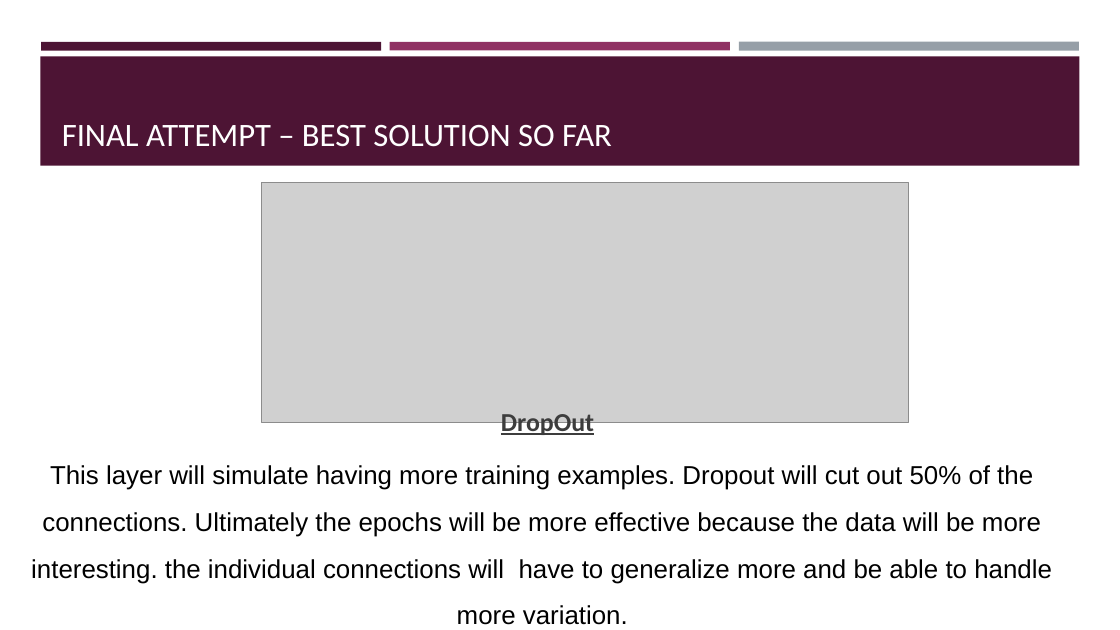
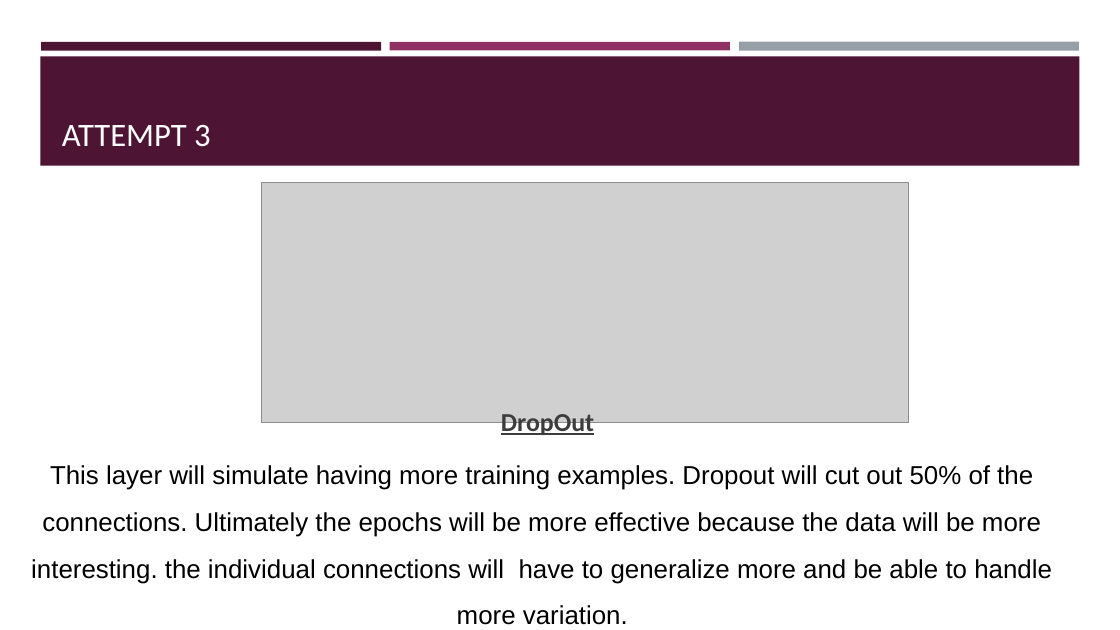
Before and after one commit to matannagar/Deep-Learning-Projects, a slide deck: slide 13 of Final Project/Rock Paper Scissors Problem.pptx. Drawn at 1120x630 pixels with LibreOffice and Linux fonts; fonts in the diff are those of the drawing; grey boxes stand for pictures. Boxes give left, top, right and bottom in pixels: in the first picture for what was removed or moved away, otherwise in the second. Text is boxed around its words. In the diff, an @@ line names an element or a change of style, - is before the commit and + after.

```diff
--- a/Final Project/Rock Paper Scissors Problem.pptx
+++ b/Final Project/Rock Paper Scissors Problem.pptx
@@ title at (62, 125, 211, 147): text changed @@
-FINAL ATTEMPT – BEST SOLUTION SO FAR
+ATTEMPT 3
```
Also in this commit, not shown: 2 slides added, 16 other files.
